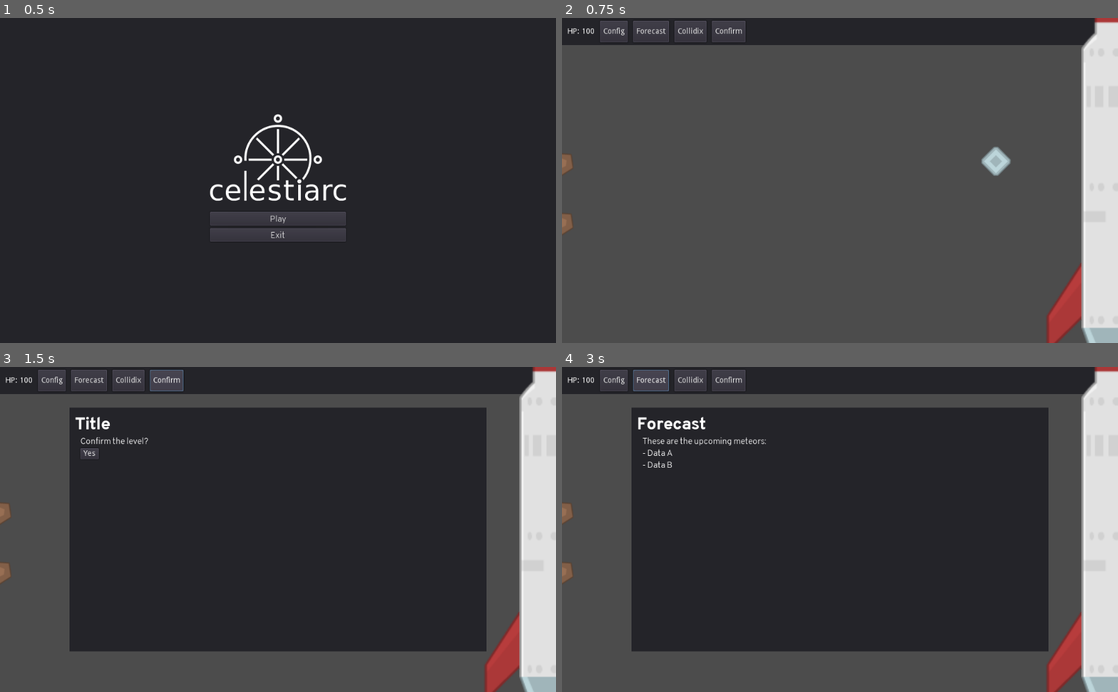
Above: before the commit, frames 1-4 (two rows, left to right).
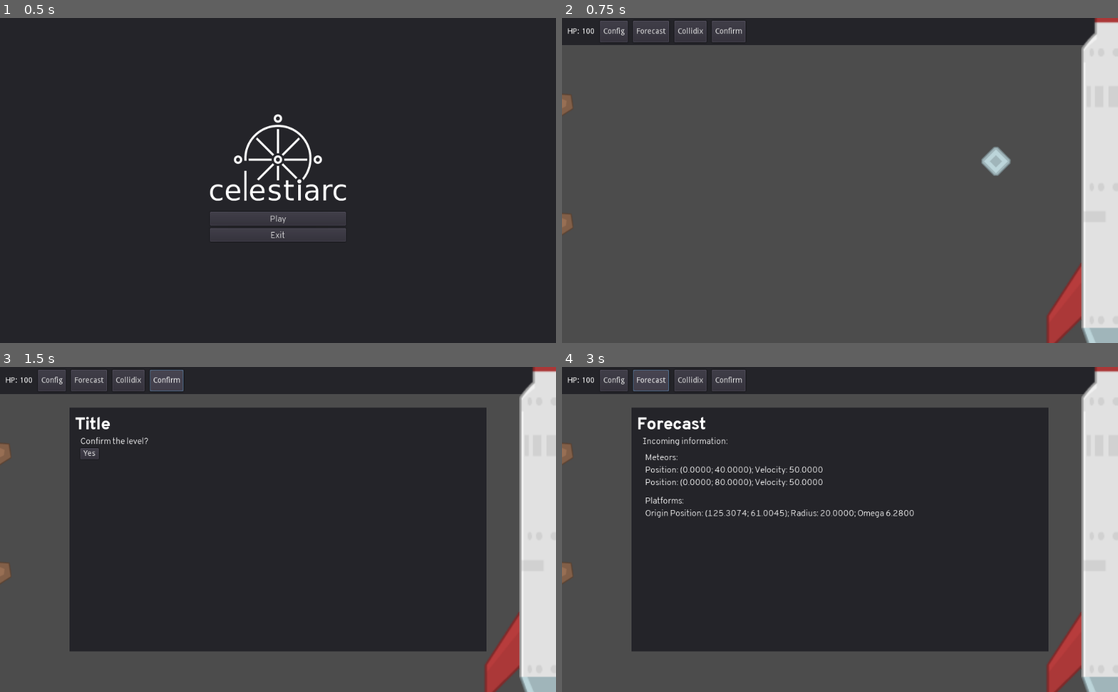
Above: after the commit, the same moments.

Repository: DrgnInventor/celestiarc
Game: Godot game, scene res://scenes/MainMenu.tscn
Two runs of this game, one before a commit and one after it. Both use one fixed random seed, a clock stepped at 60 frames per second and the inputs below.
Inputs:
- Up to frame 1 (0.5 s): no input
- Up to frame 2 (0.75 s): click "Play" at 0.5 s
- Up to frame 3 (1.5 s): click "Confirm" at 1.25 s
- Up to frame 4 (3 s): click "Confirm" at 2 s; click "Forecast" at 2.75 s

Frame 1 is identical in both runs. In frame 2, 0.2% of the frame differs, in the area x 0-2%, y 23-49%; in frame 3, 0.2%; in frame 4, 1.6%, in the area x 0-64%, y 21-49%.

Commit message:
Forecast Report (#7)
* Working Forecast reporter code albeit a bit wonky atm WIP

Sorry about no atomic commits.
Code takes meteor location and platform in the main loop and generates a grid container containing relevant info.

NEED TO:
1. Make it look good.
2. Better representation of values I.E. object coords w/o alot of decimal places.

* Table generation rework

* Forecaster entry gen move and less convuluted

* Moved create row and label to helpers

* Round Colidix values

roundTo in main.gd controls to how many decimals number be rounded to

* GLOBAL NUMBER ROUNDER

* rename ForecastOverlay inputs

* Rewrite if/else for refresh data in forcaster with a match case

Pretty convuluted

* Updated meteorplatformtable value rounding

* Revert "Rewrite if/else for refresh data in forcaster with a match case"

This reverts commit d8b77e3cfafa16af6e3fbdc5d2519df5d846b18a.

* BIG BRAIN CODE, seperate tables for platforms and meteors

* Updated create_row, can be any size

* Test case for create_row if passed a valid array

* snake_case

* neater number_rounder

* Rename number_rounder, mov eto a const

* Handle forecaster number rounding

* Code cleanup (mostly forecasting code)

* Display omega and change to vertical layout

Since there was not enough space horizontally, vertical layout is used.

* Fix Collidix display precision

* Use f_round in calculate_rotational_offset

* Fix Forecaster.refresh_data(...) docstring

Co-authored-by: DrgnInventor <62597889+DrgnInventor@users.noreply.github.com>

Diff:
--- a/scenes/ConfirmOverlay.tscn
+++ b/scenes/ConfirmOverlay.tscn
@@ -27,3 +27,6 @@
 margin_bottom = 43.0
 size_flags_horizontal = 0
 text = "Yes"
+
+[node name="Nothing" parent="Panel/VBoxContainer/Content" index="1"]
+margin_bottom = 43.0
--- a/scenes/ForecastOverlay.tscn
+++ b/scenes/ForecastOverlay.tscn
@@ -1,28 +1,53 @@
-[gd_scene load_steps=3 format=2]
+[gd_scene load_steps=5 format=2]
 
 [ext_resource path="res://scenes/BaseOverlay.tscn" type="PackedScene" id=1]
 [ext_resource path="res://resources/DefaultLabelFont.tres" type="DynamicFont" id=2]
+[ext_resource path="res://scripts/ForecastOverlay.gd" type="Script" id=3]
+[ext_resource path="res://scripts/Forecaster.gd" type="Script" id=4]
 
 [node name="ForecastOverlay" instance=ExtResource( 1 )]
+script = ExtResource( 3 )
 
 [node name="Title" parent="Panel/VBoxContainer/TitleBar/HBoxContainer" index="0"]
 margin_right = 127.0
 text = "Forecast"
 
-[node name="Empty" parent="Panel/VBoxContainer/TitleBar/HBoxContainer" index="1"]
-margin_left = 131.0
+[node name="Content" parent="Panel/VBoxContainer" index="1"]
+margin_bottom = 71.0
 
-[node name="Content" parent="Panel/VBoxContainer" index="1"]
-margin_bottom = 117.0
-
-[node name="Nothing" parent="Panel/VBoxContainer/Content" index="0"]
-margin_bottom = 63.0
-
-[node name="Label" type="Label" parent="Panel/VBoxContainer/Content" index="1"]
+[node name="Label" type="Label" parent="Panel/VBoxContainer/Content" index="0"]
 margin_left = 20.0
 margin_right = 748.0
-margin_bottom = 63.0
+margin_bottom = 19.0
 custom_fonts/font = ExtResource( 2 )
-text = "These are the upcoming meteors:
-- Data A
-- Data B"
+text = "Incoming information:"
+
+[node name="Forecaster" type="Control" parent="Panel/VBoxContainer/Content" index="1"]
+margin_left = 20.0
+margin_right = 748.0
+margin_bottom = 19.0
+script = ExtResource( 4 )
+__meta__ = {
+"_edit_use_anchors_": false
+}
+
+[node name="VBoxContainer" type="VBoxContainer" parent="Panel/VBoxContainer/Content/Forecaster" index="0"]
+margin_left = 5.0
+margin_top = 30.0
+margin_right = 731.0
+margin_bottom = 232.0
+custom_constants/separation = 15
+__meta__ = {
+"_edit_use_anchors_": false
+}
+
+[node name="MForecast" type="VBoxContainer" parent="Panel/VBoxContainer/Content/Forecaster/VBoxContainer" index="0"]
+margin_right = 726.0
+__meta__ = {
+"_edit_use_anchors_": false
+}
+
+[node name="PForecast" type="VBoxContainer" parent="Panel/VBoxContainer/Content/Forecaster/VBoxContainer" index="1"]
+margin_top = 15.0
+margin_right = 726.0
+margin_bottom = 15.0
--- /dev/null
+++ b/scripts/ForecastOverlay.gd
@@ -0,0 +1,11 @@
+extends Control
+
+onready var forecaster = $Panel/VBoxContainer/Content/Forecaster
+
+
+func get_forecast_table():
+	return forecaster
+
+
+func set_table_data(mData: Array, pData: Array) -> void:
+	forecaster.refresh_data(mData, pData)
--- /dev/null
+++ b/scripts/Forecaster.gd
@@ -0,0 +1,46 @@
+extends Control
+
+onready var m_forecast = $VBoxContainer/MForecast
+onready var p_forecast = $VBoxContainer/PForecast
+
+
+func meteor_formatter(data: Array):
+	var m_table = []
+	for meteor in data:
+		var v = Helpers.f_round_fmt(meteor.velocity)
+		var pos = Helpers.v2_round_fmt(
+			CoordUtil.px_to_canon_coord(meteor.global_position)
+		)
+		m_table.append("Position: %s; Velocity: %s" % [pos, v])
+	return m_table
+
+
+func platform_formatter(data: Array):
+	var p_table = []
+	for platform in data:
+		var pos = Helpers.v2_round_fmt(
+			CoordUtil.px_to_canon_coord(platform.global_position)
+		)
+		var radius = Helpers.f_round_fmt(platform.radius)
+		var omega = Helpers.f_round_fmt(platform.rotational_velocity)
+		p_table.append(
+			"Origin Position: %s; Radius: %s; Omega %s" % [pos, radius, omega]
+		)
+	return p_table
+
+
+func refresh_data(m_data: Array, p_data: Array) -> void:
+	"""data: N sized array with arrays of 3 strings as children."""
+	var m = meteor_formatter(m_data)
+	var p = platform_formatter(p_data)
+
+	Helpers.kill_children(m_forecast)
+	Helpers.kill_children(p_forecast)
+
+	Helpers.create_row(m_forecast, ["Meteors: "])
+	Helpers.create_row(p_forecast, ["Platforms: "])
+
+	for obj in m:
+		Helpers.create_row(m_forecast, [obj])
+	for obj in p:
+		Helpers.create_row(p_forecast, [obj])
--- a/scripts/Globals.gd
+++ b/scripts/Globals.gd
@@ -2,3 +2,4 @@
 
 # Shows whether level has been started and whether physics need to be applied
 var level_running = false
+const epsilon = 0.0001
--- a/scripts/MeteorPlatformTable.gd
+++ b/scripts/MeteorPlatformTable.gd
@@ -1,6 +1,5 @@
 extends Control
 
-const default_font = preload("res://resources/DefaultLabelFont.tres")
 onready var wrapper = $Wrapper
 
 
@@ -13,24 +12,10 @@
 	])
 
 
-func _create_label(text: String) -> Label:
-	var label = Label.new()
-	label.set("custom_fonts/font", default_font)
-	label.text = text
-	return label
-
-
-func create_row(a: String, b: String, c: String) -> void:
-	wrapper.add_child(_create_label(a))
-	wrapper.add_child(_create_label(b))
-	wrapper.add_child(_create_label(c))
-
-
 func refresh_data(data: Array) -> void:
 	"""data: N sized array with arrays of 3 strings as children."""
-	for child in wrapper.get_children():
-		child.queue_free()
+	Helpers.kill_children(wrapper)
 
-	create_row("", "Angle 1", "Angle 2")
+	Helpers.create_row(wrapper,["", "Angle 1", "Angle 2"])
 	for d in data:
-		create_row(d[0], d[1], d[2])
+		Helpers.create_row(wrapper, [d[0], d[1], d[2]])
--- a/scripts/helpers.gd
+++ b/scripts/helpers.gd
@@ -1,5 +1,5 @@
 class_name Helpers
-
+const default_font = preload("res://resources/DefaultLabelFont.tres")
 
 static func calculate_rotational_offset(
 	meteor_position: Vector2,
@@ -26,6 +26,10 @@
 	var val2 = (3.14 - asin((m.y - o.y) / R)) \
 		- (rotational_velocity / velocity) * (o.x - m.x - root_res)
 
+
+	val1 = f_round(val1)
+	val2 = f_round(val2)
+
 	if abs(m.y - o.y) == 1:
 		return [val1]
 	else:
@@ -47,3 +51,41 @@
 		platform.rotational_velocity,
 		meteor.velocity
 	)
+
+
+static func _create_label(text: String) -> Label:
+	var label = Label.new()
+	label.set("custom_fonts/font", default_font)
+	label.text = text
+	return label
+
+
+static func create_row(wrapper: Node, data: Array) -> void:
+	for child in data:
+		if typeof(child) == TYPE_STRING:
+			wrapper.add_child(_create_label(child))
+		else:
+			push_warning("create_row argument is not a String, but is: " + str(typeof(child)))
+
+
+static func kill_children(container: Node):
+		for child in container.get_children():
+			child.queue_free()
+
+
+static func f_round(f: float) -> float:
+	return stepify(f, Globals.epsilon)
+
+
+static func v2_round(v2: Vector2) -> Vector2:
+	return Vector2(f_round(v2.x), f_round(v2.y))
+
+
+static func f_round_fmt(f: float) -> String:
+	# log(val) / log(10) is base 10 log.
+	var digits = -(log(Globals.epsilon) / log(10))
+	return "%.{digits}f".format({"digits": digits}) % f
+
+
+static func v2_round_fmt(v2: Vector2) -> String:
+	return "(%s; %s)" % [f_round_fmt(v2.x), f_round_fmt(v2.y)]
--- a/scripts/main.gd
+++ b/scripts/main.gd
@@ -12,7 +12,6 @@
 onready var collidix_overlay = $Overlays/CollidixOverlay
 onready var confirm_overlay = $Overlays/ConfirmOverlay
 
-
 func _ready():
 	refresh_hp_label()
 	space_station.connect("hp_change", self, "_on_space_station_hp_change")
@@ -25,13 +24,14 @@
 	# warning-ignore:unused_variable
 	var meteors = [
 		add_meteor(Vector2(0, 40), 50),
-		add_meteor(Vector2(0, 60), 50)
+		add_meteor(Vector2(0, 80), 50)
 	]
+
 
 	collidix_overlay.set_table_data(
 		gen_meteor_platform_table_data(meteors, [$RotatingPlatform])
 	)
-
+	forecast_overlay.set_table_data(meteors, [$RotatingPlatform])
 
 func _process(_delta: float):
 	if Input.is_action_just_pressed("ui_cancel"):
@@ -130,11 +130,11 @@
 					val_1 = "-"
 					val_2 = "-"
 				1:
-					val_1 = str(offsets[0])
+					val_1 = Helpers.f_round_fmt(offsets[0])
 					val_2 = "-"
 				2:
-					val_1 = str(offsets[0])
-					val_2 = str(offsets[1])
+					val_1 = Helpers.f_round_fmt(offsets[0])
+					val_2 = Helpers.f_round_fmt(offsets[1])
 				_:
 					push_error("'offsets' is in wrong shape! ")
 
--- a/test/test_calculate_rotational_offset.gd
+++ b/test/test_calculate_rotational_offset.gd
@@ -44,11 +44,11 @@
 func test_4() -> void:
 	"""Check scenario when meteor is below origin and can collide."""
 	assert_eq(
-	    len(Helpers.calculate_rotational_offset(
-		Vector2(2.020, 68.102),
-		Vector2(123.200, 83.001),
-		20.0,
-		4.321,
-		34.921
-		)),
-	    2)
+		len(Helpers.calculate_rotational_offset(
+			Vector2(2.020, 68.102),
+			Vector2(123.200, 83.001),
+			20.0,
+			4.321,
+			34.921
+			)),
+		2)
